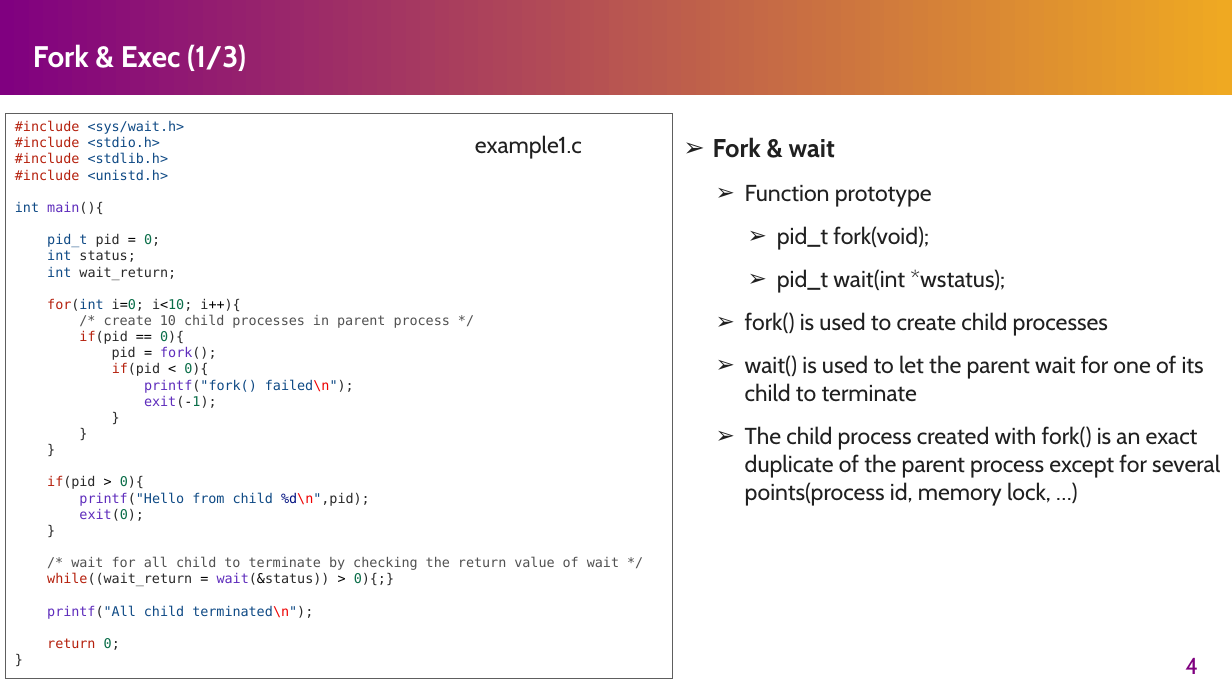
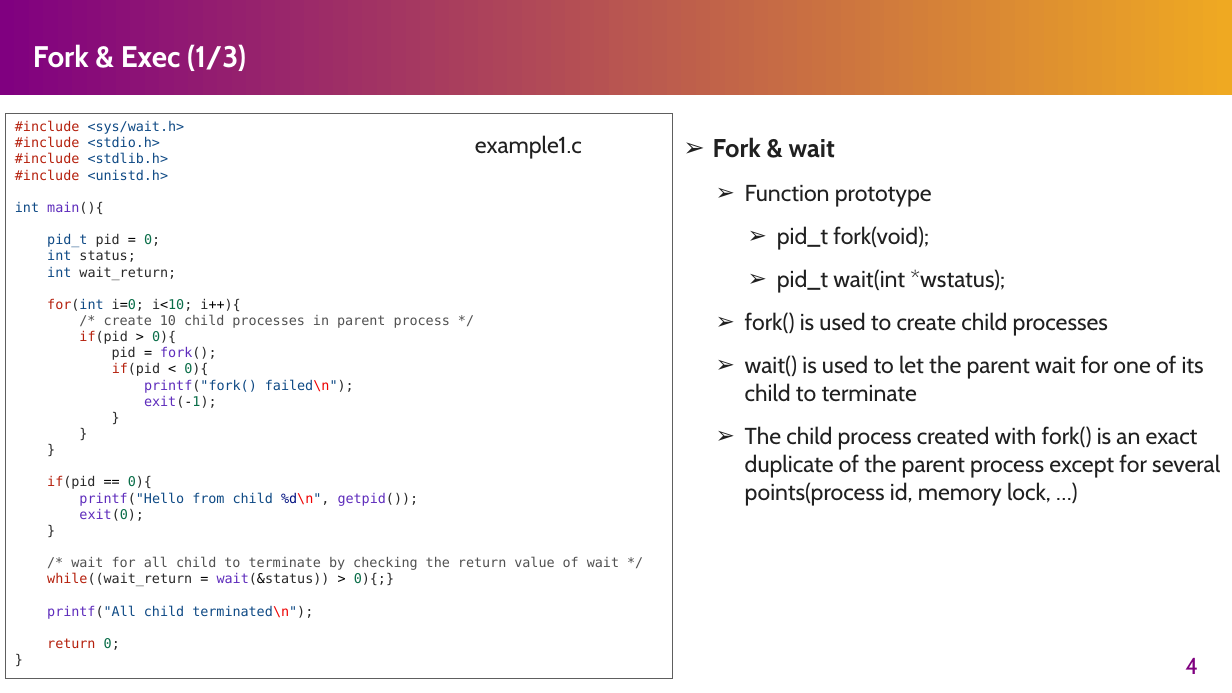
Before and after one commit to henryhxu/CSCI3150, a slide deck: slide 4 of tutorial/T03/tut03.pptx. Drawn at 1232x693 pixels with LibreOffice and Linux fonts; fonts in the diff are those of the drawing. Boxes give left, top, right and bottom in pixels: in the first picture for what was removed or moved away, otherwise in the second. Text is boxed around its words. In the diff, an @@ line names an element or a change of style, - is before the commit and + after.

Commit message:
update

```diff
--- a/tutorial/T03/tut03.pptx
+++ b/tutorial/T03/tut03.pptx
@@ text in rectangle at box(79, 330, 176, 344): text changed @@
-if(pid == 0){
+if(pid > 0){
@@ text in rectangle at box(47, 476, 419, 506): text changed @@
-if(pid > 0){
-printf("Hello from child %d\n",pid);
+if(pid == 0){
+printf("Hello from child %d\n", getpid());
```
